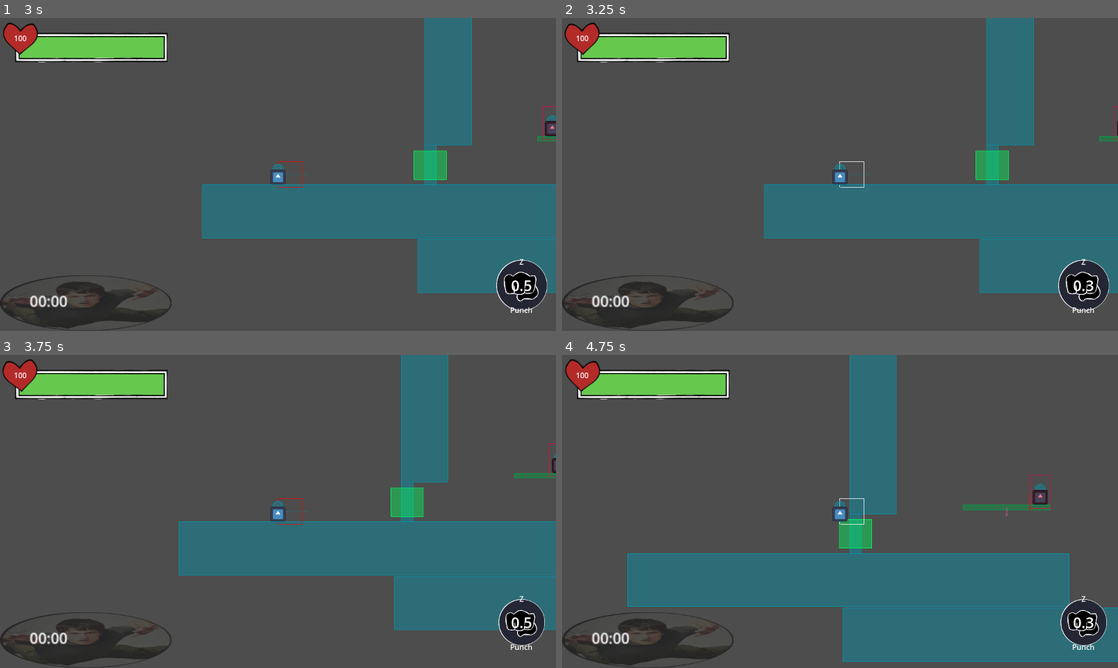
Above: before the commit, frames 1-4 (two rows, left to right).
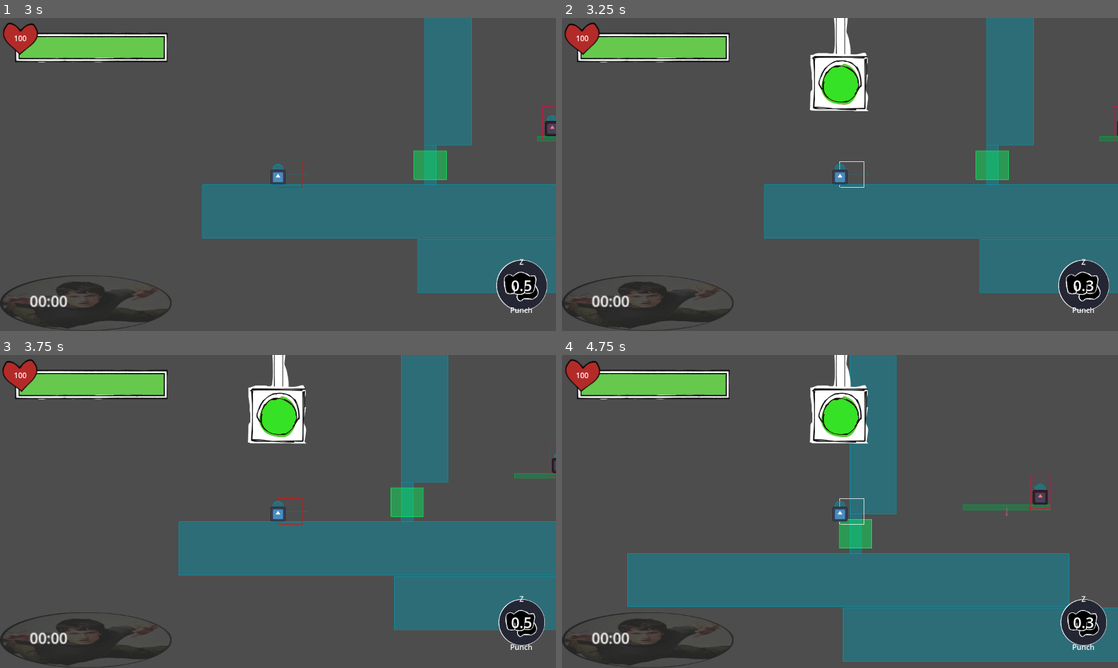
Above: after the commit, the same moments.

Repository: Normai11/gracearena
Game: Godot game, scene res://Scenes/Menus/Main/MainMenu.tscn
Two runs of this game, one before a commit and one after it. Both use one fixed random seed, a clock stepped at 60 frames per second and the inputs below. The engine's default icon, where the game draws it, is replaced by a stand-in: a white triangle on a blue panel in a dark square.
Inputs (mouse positions are in pixels of both pictures, inside the frame that each line leads up to):
- Up to frame 1 (3 s): click "Start" at 0.5 s; click "Start" at 1.25 s; click "BEGIN" at 2 s; click (522, 284) at 2.75 s
- Up to frame 2 (3.25 s): no input
- Up to frame 3 (3.75 s): tap Enter at 3.5 s; move the mouse to (400, 495) at 3.52 s; hold Right (right) from 3.53 s (still down); tap E (interact) at 3.6 s
- Up to frame 4 (4.75 s): keep holding Right (right); tap Up (jump) at 3.77, 4.52 s; move the mouse to (728, 527) at 4.27 s; tap Z (primary) at 4.35 s

Frame 1 is identical in both runs. In frame 2, 2.1% of the frame differs, in the area x 44-56%, y 0-30%; in frame 3, 2.0%; in frame 4, 2.1%.
Error in both runs: Invalid access of index '0' on a base object of type: 'Array'. (res://Scripts/Menus/Main/setupMenu.gd:88)

Commit message:
Stoplyte work begins
basic functions

Diff:
--- /dev/null
+++ b/Scenes/Characters/Mods/stoplyte.tscn
@@ -0,0 +1,96 @@
+[gd_scene load_steps=9 format=3 uid="uid://bujahbgict8pl"]
+
+[ext_resource type="Texture2D" uid="uid://dhema3oju63sa" path="res://Sprites/Characters/Mods/placeholderLytePipe.png" id="1_ne55q"]
+[ext_resource type="Script" uid="uid://be4e02yq2emgr" path="res://Scripts/Characters/Enemies/stoplyte.gd" id="1_uiyk5"]
+[ext_resource type="Texture2D" uid="uid://rhfwwajqy1y8" path="res://Sprites/Characters/Mods/placeholderLyteSpritesheet.png" id="2_uiyk5"]
+[ext_resource type="Shader" uid="uid://cnemjkbltaloe" path="res://Sprites/Shaders/colorSwap.gdshader" id="3_n50qe"]
+
+[sub_resource type="ShaderMaterial" id="ShaderMaterial_d5y62"]
+shader = ExtResource("3_n50qe")
+shader_parameter/tolerance = 0.45
+shader_parameter/prev_color = Color(0.741176, 0.133333, 0.101961, 1)
+shader_parameter/new_color = Color(0.908854, 0.793361, 0.0875719, 1)
+
+[sub_resource type="Animation" id="Animation_ne55q"]
+resource_name = "Attack"
+length = 0.5
+step = 0.1
+tracks/0/type = "value"
+tracks/0/imported = false
+tracks/0/enabled = true
+tracks/0/path = NodePath(".:frame")
+tracks/0/interp = 1
+tracks/0/loop_wrap = true
+tracks/0/keys = {
+"times": PackedFloat32Array(0, 0.1, 0.2, 0.3),
+"transitions": PackedFloat32Array(1, 1, 1, 1),
+"update": 1,
+"values": [0, 1, 2, 3]
+}
+tracks/1/type = "method"
+tracks/1/imported = false
+tracks/1/enabled = true
+tracks/1/path = NodePath("..")
+tracks/1/interp = 1
+tracks/1/loop_wrap = true
+tracks/1/keys = {
+"times": PackedFloat32Array(0.5),
+"transitions": PackedFloat32Array(1),
+"values": [{
+"args": [],
+"method": &"lyte_attack"
+}]
+}
+
+[sub_resource type="Animation" id="Animation_uiyk5"]
+length = 0.001
+tracks/0/type = "value"
+tracks/0/imported = false
+tracks/0/enabled = true
+tracks/0/path = NodePath(".:frame")
+tracks/0/interp = 1
+tracks/0/loop_wrap = true
+tracks/0/keys = {
+"times": PackedFloat32Array(0),
+"transitions": PackedFloat32Array(1),
+"update": 1,
+"values": [0]
+}
+
+[sub_resource type="AnimationLibrary" id="AnimationLibrary_n50qe"]
+_data = {
+&"Attack": SubResource("Animation_ne55q"),
+&"RESET": SubResource("Animation_uiyk5")
+}
+
+[node name="Stoplyte" type="Node2D"]
+script = ExtResource("1_uiyk5")
+forceAppear = true
+
+[node name="waitTimer" type="Timer" parent="."]
+one_shot = true
+
+[node name="intervalTimer" type="Timer" parent="."]
+one_shot = true
+
+[node name="Body" type="TextureRect" parent="."]
+offset_left = -66.0
+offset_top = -448.0
+offset_right = 154.0
+offset_bottom = 212.0
+scale = Vector2(0.6, 0.6)
+texture = ExtResource("1_ne55q")
+stretch_mode = 1
+
+[node name="Head" type="Sprite2D" parent="."]
+material = SubResource("ShaderMaterial_d5y62")
+scale = Vector2(0.6, 0.6)
+texture = ExtResource("2_uiyk5")
+hframes = 4
+
+[node name="Expressions" type="AnimationPlayer" parent="Head"]
+libraries = {
+&"": SubResource("AnimationLibrary_n50qe")
+}
+
+[connection signal="timeout" from="waitTimer" to="." method="_lyte_appear"]
--- a/Scenes/Menus/inGame/playerGUI.tscn
+++ b/Scenes/Menus/inGame/playerGUI.tscn
@@ -10,6 +10,7 @@
 [ext_resource type="Texture2D" uid="uid://c0t0cnf4kg6km" path="res://Sprites/Menus/GUI/healthDisplayArmorSegmentL.png" id="7_tnhqr"]
 [ext_resource type="Texture2D" uid="uid://dfaq11t0rrmj8" path="res://Sprites/Menus/GUI/healthDisplayArmorSegmentR.png" id="8_5g412"]
 [ext_resource type="Texture2D" uid="uid://1luk1wxk4l12" path="res://Sprites/Menus/GUI/interactPrompt.png" id="9_5g412"]
+[ext_resource type="PackedScene" uid="uid://bujahbgict8pl" path="res://Scenes/Characters/Mods/stoplyte.tscn" id="11_avm3h"]
 
 [sub_resource type="Animation" id="Animation_qpw34"]
 length = 0.001
@@ -328,6 +329,7 @@
 text = "0:00"
 
 [node name="Healthbar" type="TextureProgressBar" parent="HUDparent"]
+top_level = true
 layout_mode = 0
 offset_left = 32.0
 offset_top = 32.0
@@ -429,3 +431,8 @@
 z_index = 4
 parentRef = NodePath("..")
 collisionsShow = true
+
+[node name="Stoplyte" parent="." instance=ExtResource("11_avm3h")]
+position = Vector2(600, 0)
+appearWaitMin = 2.0
+appearWaitMax = 2.0
--- a/Scripts/Characters/Enemies/stoplyte.gd
+++ b/Scripts/Characters/Enemies/stoplyte.gd
@@ -1,9 +1,58 @@
 extends Node2D
 
+@onready var timer : Timer = $waitTimer
+@onready var intTimer : Timer = $intervalTimer
+@onready var head : Sprite2D = $Head
+@onready var anims : AnimationPlayer = $Head/Expressions
+
+@export var forceAppear : bool = false
+@export var appearWaitMin : float = 10.0
+@export var appearWaitMax : float = 40.0
 @export var minInterval : float = 0.5
-@export var maxInterval : float = 1.5
+@export var maxInterval : float = 3.0
+@export var attackStall : float = 0.25
 
+var rng : RandomNumberGenerator = RandomNumberGenerator.new()
 var tween : Tween
 
 func _ready() -> void:
-	pass
+	position = Vector2(600, -100)
+	if !forceAppear:
+		var waitTime = rng.randf_range(appearWaitMin, appearWaitMax)
+		timer.wait_time = waitTime
+		visible = false
+	timer.start()
+
+func _lyte_appear() -> void:
+	var greenStall = rng.randf_range(minInterval, maxInterval)
+	var yellowStall = rng.randf_range(minInterval, maxInterval)
+	visible = true
+	tween = get_tree().create_tween()
+	tween.set_ease(Tween.EASE_OUT)
+	tween.set_trans(Tween.TRANS_BACK)
+	tween.tween_property(self, "position", Vector2(600, 128), 0.4)
+	shift_lyte_stage(Color("36e226"), greenStall)
+	#intTimer.start(greenStall)
+	await intTimer.timeout
+	shift_lyte_stage(Color("e8ca16"), yellowStall)
+	await intTimer.timeout
+	shift_lyte_stage(Color("bd221a"), attackStall)
+	await intTimer.timeout
+	anims.play("Attack")
+
+func shift_lyte_stage(color : Color, stallTime : float) -> void:
+	head.material.set_shader_parameter("new_color", color)
+	intTimer.start(stallTime)
+
+func lyte_attack() -> void:
+	if Input.is_anything_pressed():
+		get_parent().player.damage_by(15, 0, false)
+	visible = false
+	position = Vector2(600, -100)
+	anims.play("RESET")
+	reroll_wait()
+
+func reroll_wait() -> void:
+	var waitTime = rng.randf_range(appearWaitMin, appearWaitMax)
+	timer.wait_time = waitTime
+	timer.start()
--- a/Scripts/Characters/player.gd
+++ b/Scripts/Characters/player.gd
@@ -196,7 +196,7 @@
 	if health > max_health:
 		health = max_health
 
-func damage_by(amt, _dir):
+func damage_by(amt, _dir, dealKnockback : bool = true):
 	if passives.has(3):
 		var target = addons.find_child(str(3), false, false)
 		if !target._check_cooldown():
@@ -207,7 +207,8 @@
 	iFrames = iFrameMax
 	health -= amt
 	guiScene.update_health()
-	velocity.y = -500
+	if dealKnockback:
+		velocity.y = -500
 
 func stun(dir, dist):
 	stunned = true
--- a/Scripts/stageManager.gd
+++ b/Scripts/stageManager.gd
@@ -1,6 +1,7 @@
 extends Node
 
 @export var roomgenAmt : int = 25
+@export var activeMods : Array[int] = [0]
 
 func _process(delta: float) -> void:
 	if DataStore.timerJustActive:
--- /dev/null
+++ b/Sprites/Shaders/colorSwap.gdshader
@@ -0,0 +1,19 @@
+shader_type canvas_item;
+
+uniform float tolerance: hint_range(0.0, 1.0, 0.01) = 0.1;
+uniform vec4 prev_color: source_color = vec4(1.0);
+uniform vec4 new_color: source_color = vec4(0.0, 0.0, 0.0, 1.0);
+
+void fragment() {
+    vec4 color = texture(TEXTURE, UV);
+    vec4 initial_color = color;
+
+	float color_distance = distance(prev_color, color);
+
+    if (color_distance <= tolerance) {
+		color = mix(new_color, color, color_distance);
+		color.a = initial_color.a;
+    }
+
+    COLOR = color;
+}
Not shown: 1 places in Scenes/Menus/inGame/playerGUI.tscn that only renumber resources
Binary file added: Sprites/Characters/Mods/placeholderLytePipe.png
Not shown, added: Sprites/Characters/Mods/placeholderLytePipe.png.import
Binary file added: Sprites/Characters/Mods/placeholderLyteSpritesheet.png
Not shown, added: Sprites/Characters/Mods/placeholderLyteSpritesheet.png.import
Not shown, added: Sprites/Shaders/colorSwap.gdshader.uid
Not shown, added: Scenes/test_stage.tscn3816896669.tmp
